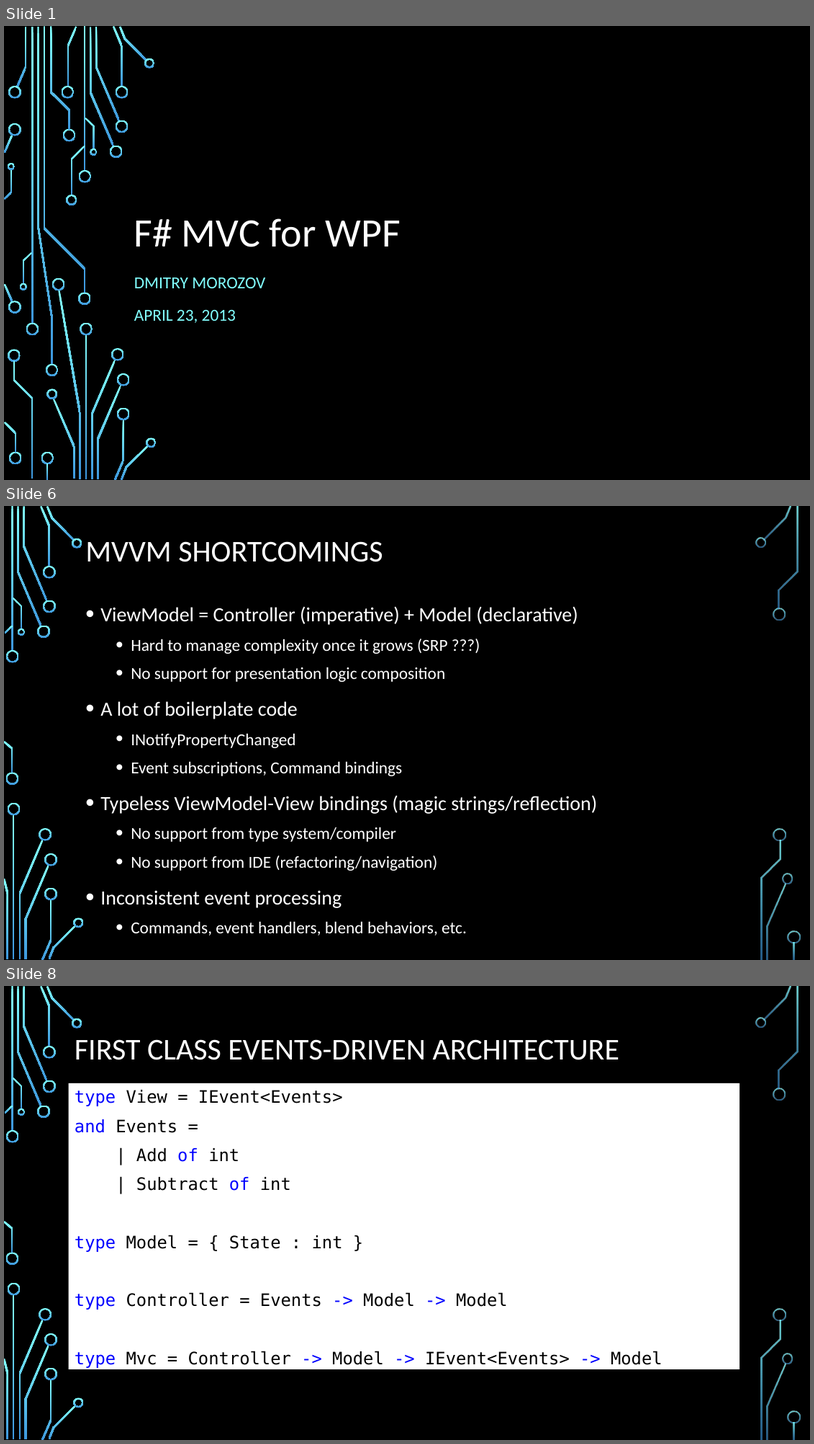
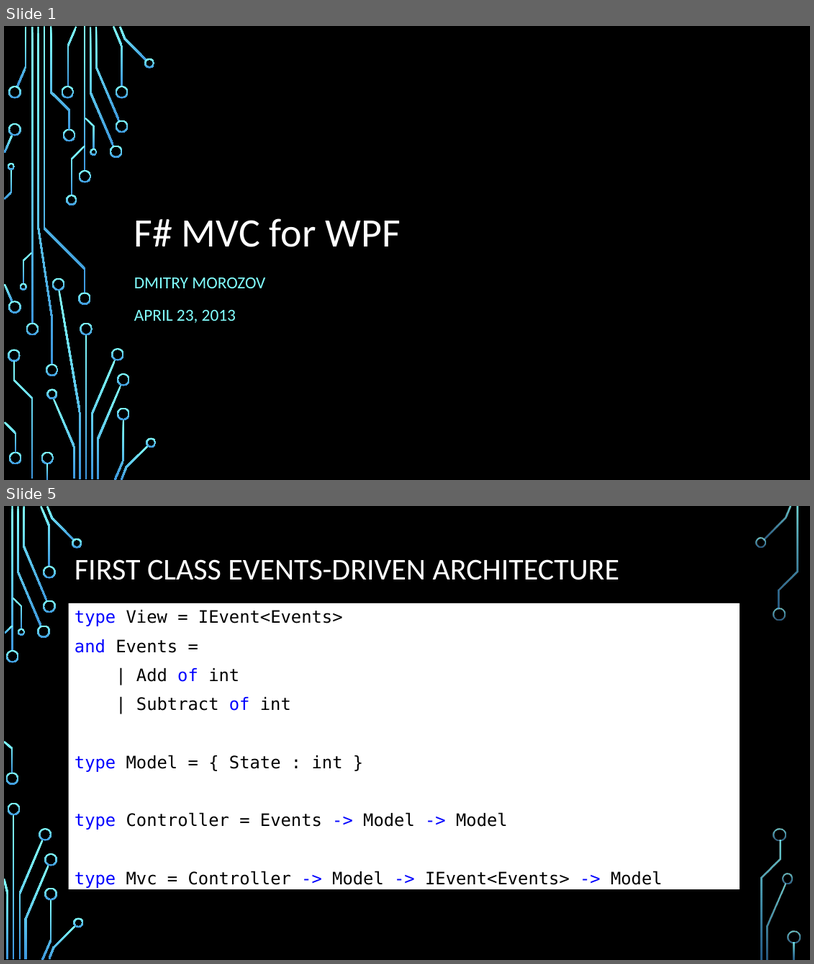
Before and after one commit to dmitry-a-morozov/fsharp-wpf-mvc-series, a slide deck: NYC Meetup.2013-04-23.pptx. Shown one above the other, each under a label of ours: slides 1, 6 and 8 before the commit, slides 1 and 5 after it; the slides between them are not shown. The pictures are 814x1444 and 814x964 pixels, drawn with LibreOffice and Linux fonts; fonts in the diff are those of the drawing; background and template pictures are left out. Boxes give left, top, right and bottom in pixels: in the first picture for what was removed or moved away, otherwise in the second. Text is boxed around its words. In the diff, an @@ line names an element or a change of style, - is before the commit and + after.

```diff
--- a/NYC Meetup.2013-04-23.pptx
+++ b/NYC Meetup.2013-04-23.pptx
@@ slide 6 removed at (4, 506, 810, 960), background picture (left out); not listed: 36 template elements that a slide beside it also shows @@
@@ title removed at (85, 541, 383, 562) @@
-MVVM SHORTCOMINGS
@@ text removed at (100, 606, 597, 935) @@
-• ViewModel = Controller (imperative) + Model (declarative)
-  • Hard to manage complexity once it grows (SRP ???)
-  • No support for presentation logic composition
-• A lot of boilerplate code
-  • INotifyPropertyChanged
-  • Event subscriptions, Command bindings
-• Typeless ViewModel-View bindings (magic strings/reflection)
-  • No support from type system/compiler
-  • No support from IDE (refactoring/navigation)
-• Inconsistent event processing
-  • Commands, event handlers, blend behaviors, etc.
@@ what was slide 8 is now slide 5 @@
```
Also in this commit, not shown: 7 slides changed, 2 other slides removed.
